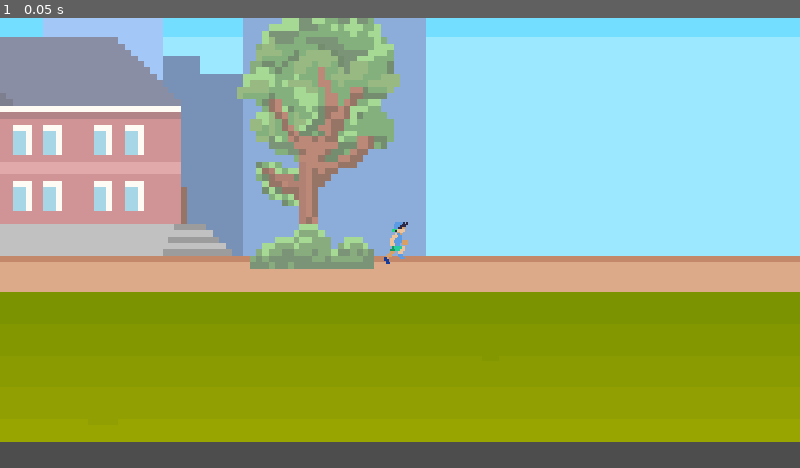
Above: before the commit, frame 1.
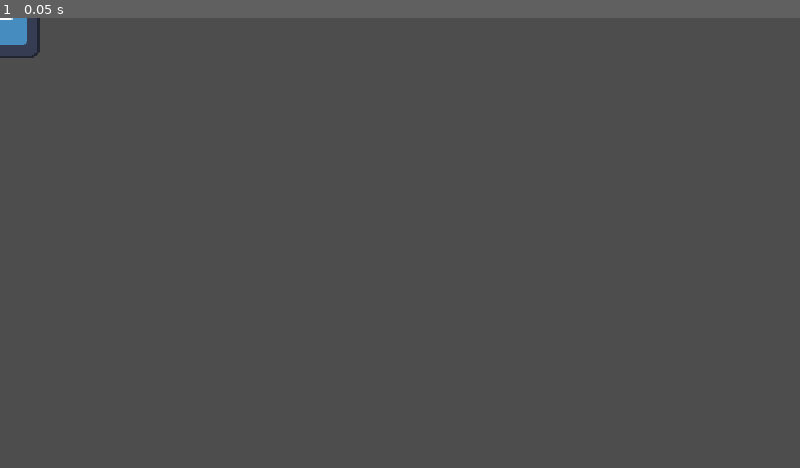
Above: after the commit, the same moment.

Repository: consolascionw/relic-runner
Game: Godot game, scene res://scenes/player/Player.tscn
Same seed, same stepped clock (60 frames per second), same inputs: the game is played once before the commit and once after it. Before the commit the project starts from res://scenes/player/scene_player_node_2d.tscn. The engine's default icon, where the game draws it, is replaced by a stand-in: a white triangle on a blue panel in a dark square.
Inputs:
- Up to frame 1 (0.05 s): no input

The runs differ from the first frame. In frame 1, 94% of the frame differs, in the area x 0-100%, y 0-95%.

Commit message:
Update Player.gd with stats dictionary, XP system, and inventory

Diff:
--- a/project.godot
+++ b/project.godot
@@ -11,7 +11,7 @@
 [application]
 
 config/name="RelicRunner"
-run/main_scene="uid://c4gouh2wyl340"
+run/main_scene="uid://cepamj0t3y3no"
 config/features=PackedStringArray("4.5", "GL Compatibility")
 config/icon="res://icon.svg"
 
--- a/scenes/player/Player.tscn
+++ b/scenes/player/Player.tscn
@@ -1,11 +1,13 @@
-[gd_scene load_steps=3 format=3 uid="uid://cepamj0t3y3no"]
+[gd_scene load_steps=4 format=3 uid="uid://cepamj0t3y3no"]
 
+[ext_resource type="Script" uid="uid://tkk841mkaamd" path="res://scripts/Player.gd" id="1_gfjak"]
 [ext_resource type="Texture2D" uid="uid://yrgp32585caa" path="res://icon.svg" id="1_wr5hl"]
 
 [sub_resource type="RectangleShape2D" id="RectangleShape2D_wslvf"]
 size = Vector2(128, 128)
 
 [node name="Player" type="CharacterBody2D"]
+script = ExtResource("1_gfjak")
 
 [node name="Sprite2D" type="Sprite2D" parent="."]
 texture = ExtResource("1_wr5hl")
--- a/scenes/player/scene_player_node_2d.tscn
+++ b/scenes/player/scene_player_node_2d.tscn
@@ -1,9 +1,11 @@
-[gd_scene load_steps=3 format=3 uid="uid://c4gouh2wyl340"]
+[gd_scene load_steps=4 format=3 uid="uid://c4gouh2wyl340"]
 
 [ext_resource type="Texture2D" uid="uid://cfm165dvgv5di" path="res://assets/sprites/player/School.png" id="1_e12wl"]
+[ext_resource type="Script" uid="uid://b5hseh1lr2uui" path="res://scripts/GameStateManager.gd" id="1_fu4tf"]
 [ext_resource type="PackedScene" uid="uid://cj7xoed6rhrl3" path="res://scenes/player/player_action.tscn" id="2_fu4tf"]
 
 [node name="Node2D" type="Node2D"]
+script = ExtResource("1_fu4tf")
 
 [node name="School" type="Sprite2D" parent="."]
 texture = ExtResource("1_e12wl")
--- a/scripts/Player.gd
+++ b/scripts/Player.gd
@@ -5,16 +5,81 @@
 # ----------------------------
 # Core Player State
 # ----------------------------
-
+# 1. Replace your health and score variables with the following variables and export it all.
+# Initial values are up to you:
 @export var max_health: int = 100
-
-var health: int = 100
-var score: int = 0
-
+@export var player_name: String = "Dora"
+@export var starting_level: int = 1
+@export var starting_max_health: int = 100
+@export var starting_health: int = 100
+@export var starting_score: int = 0
+@export var starting_experience: int = 0
+
+# 2. Create constant named XP_PER_LEVEL. Initial value is up to you.
+const XP_PER_LEVEL: int = 100
+
+# 3. Create an empty dictionary named stats.
+# This will be our single source of truth from this week onwards.
+var stats: Dictionary = {}
+
+# 4. Create an empty array for the player’s inventory (relics).
+# If in your game design, inventory items are different from relics.
+# Then you need to create a separate array for inventory items and relics.
+# optional - only if multiple rewards or items
+var inventory: Array[String] = []
+
+# optional - only if relics are different from inventory items
+# var relics_collected: Array[String] = []
+
+# 5. Create the _initialize_stats() function.
+func _initialize_stats():
+	stats = {
+		"name": player_name,
+		"level": max(starting_level, 1),
+		"experience": max(starting_experience, 0),
+		"max_health": max(starting_max_health, 1),
+		"health": 0, #assigned below
+		"score": max(starting_score, 0)
+	}
+	# clamp health after max_health exists
+	stats["health"] = clamp(starting_health, 0, int(stats["max_health"]))
+
+# 6. Replace the health variable assignment in your _ready() with a function call to _initialize_stats().
+# Also adjust print to print data from the dictionary.
 func _ready() -> void:
-	# TODO (Week 2): Ensure health starts valid and print debug output
-	health = clamp(health, 0, max_health)
-	print("[Player] Ready | health=%d/%d score=%d" % [health, max_health, score])
+	_initialize_stats()
+	print("[Player] Ready | %s | HP=%d/%d | Lvl=%d XP=%d | Score = %d" % [
+		stats["name"],
+		stats["health"],
+		stats['max_health'],
+		stats['level'],
+		stats['experience'],
+		stats['score']
+])
+	add_score(-5)
+	add_score(10)
+	add_score(90)
+	add_item("Crystal")
+	add_item("Gold coin")
+	list_inventory()
+	collect_relic("Crystal", 10)
+	gain_experience(50)
+	display_character()
+
+# 7. Test Player Scene only. (F6) Initial stats should be displayed.
+# 8. Keep the utility functions.
+# 9. Update add_score to use the dictionary.
+
+
+# Player.gd --------------------------------------------------------------------
+
+#var health: int = 100
+#var score: int = 0
+#
+#func _ready() -> void:
+	## TODO (Week 2): Ensure health starts valid and print debug output
+	#health = clamp(health, 0, max_health)
+	#print("[Player] Ready | health=%d/%d score=%d" % [health, max_health, score])
 
 # ----------------------------
 # Week 2: Utility Functions
@@ -80,23 +145,110 @@
 		print("[Player] add_score ignored (non-positive): ", points)
 		return
 
-	score += points
-	print("[Player] Score +%d => %d (Rank: %s)" % [points, score, get_rank(score)])
-
-# ----------------------------
-# Optional (for later weeks)
-# ----------------------------
-
+	stats["score"] = int(stats["score"]) + points
+	print("[Player] Score + %d => %d (Rank: %s)"
+		% [points, stats["score"], get_rank(int(stats["score"]))])
+
+# ----------------------------
+# Week3: Inventory / Relics (Array)
+# ----------------------------
+
+# 10. add the following functions for inventory / relics
+func add_item(item: String)  -> void:
+	var trimmed := item.strip_edges()
+	if trimmed == "":
+		print("[Player] add_item ignored (empty item)")
+		return
+	inventory.append(trimmed)
+	print("[Player] Item added: ", trimmed)
+
+func renove_item(item: String) -> void:
+	var trimmed := item.strip_edges()
+	var idx := inventory.find(trimmed)
+	if idx == -1:
+		print("[Player] remove_item failed (not found):", trimmed)
+		return
+
+	inventory.remove_at(idx)
+	print("[Player] Item removed:", trimmed)
+
+func clear_inventory() -> void:
+	inventory.clear()
+	print("[Player] Inventory cleared.")
+
+func has_item(item: String) -> bool:
+	return inventory.has(item.strip_edges())
+
+func list_inventory() -> void:
+	print("=== [Player] Inventory List ===")
+	if inventory.is_empty():
+		print("(empty)")
+		return
+
+	for i in range(inventory.size()):
+		print("%d %s" % [i + 1, inventory[i]])
+
+func collect_relic(relic_name: String, points: int = 10) -> void:
+	add_item("Relic: " + relic_name)
+	add_score(points)
+
+# 11. Add the following functions for experience and leveling (Dictionary + Loops)
+# ----------------------------
+# Experience & Leveling (Dictionary + Loops)
+# ----------------------------
+
+func gain_experience(amount: int) -> void:
+	if amount <= 0:
+		print("[Player] gain_experience ignored (non-positive): ", amount)
+		return
+
+	stats["experience"] = int(stats['experience']) + amount
+	print("[Player] Gained %d XP => XP=%d" % [amount, stats["experience"]])
+
+	# Loop practice: level up multiple timesif XP is large
+	while int(stats["experience"]) >= XP_PER_LEVEL:
+		stats["experience"] = int(stats["experience"]) - XP_PER_LEVEL
+		level_up()
+
+func level_up() -> void:
+	stats["level"] = int(stats["level"]) + 1
+	# Simple growth (tweak later)
+	stats["max_health"] = int(stats["max_health"]) + 10
+	stats["health"] = int(stats["max_health"]) # full heal
+	print("[Player] LEVEL UP! => Level=%d | HP=%d/%d | XP=%d"
+	% [stats["level"], stats["health"], stats["max_health"], stats["experience"]])
+
+
+# 12. Add the following for debugging purposes:
+# ----------------------------
+# Week 3: Debug / Display (Loops & Dictionaries)
+# ----------------------------
+func display_character() -> void:
+	print("=== [Player] Character Sheet ===")
+	var ordered_keys: Array[String] = ["name", "level", "experience", "health", "max_health", "score"]
+	for key in ordered_keys:
+		print("%s: %s" % [key, str(stats[key])])
+	list_inventory()
+
+func debug_stats_dump() -> void:
+	print("=== [Player] Stats Dump ===")
+	for key in stats.keys():
+		print(key, ":", stats[key])
+
+
+# ------------------------------------------------------------------------------
 func take_damage(amount: int) -> void:
 	# TODO (later in the semester): Use this when hazards/enemies are added.
 	# Keep it here for now to see how Player-owned state evolves.
 	if amount <= 0:
 		print("[Player] take_damage ignored (non-positive): ", amount)
 		return
-
-	health = max(health - amount, 0)
-	print("[Player] Took %d damage => health=%d/%d" % [amount, health, max_health])
-
-	# TODO (later in the semester): When health hits 0, notify GameStateManager (not implemented yet).
-	if health == 0:
-		print("[Player] Health reached 0 (game over should happen via GameStateManager).")
+	stats["health"] = max(int(stats["score"]) - amount, 0)
+	print("[Player] Took %d damage => Health=%d/%d" % [amount, stats["health"], stats["max_health"]])
+
+	#health = max(health - amount, 0)
+	#print("[Player] Took %d damage => health=%d/%d" % [amount, health, max_health])
+#
+	## TODO (later in the semester): When health hits 0, notify GameStateManager (not implemented yet).
+	#if health == 0:
+		#print("[Player] Health reached 0 (game over should happen via GameStateManager).")
